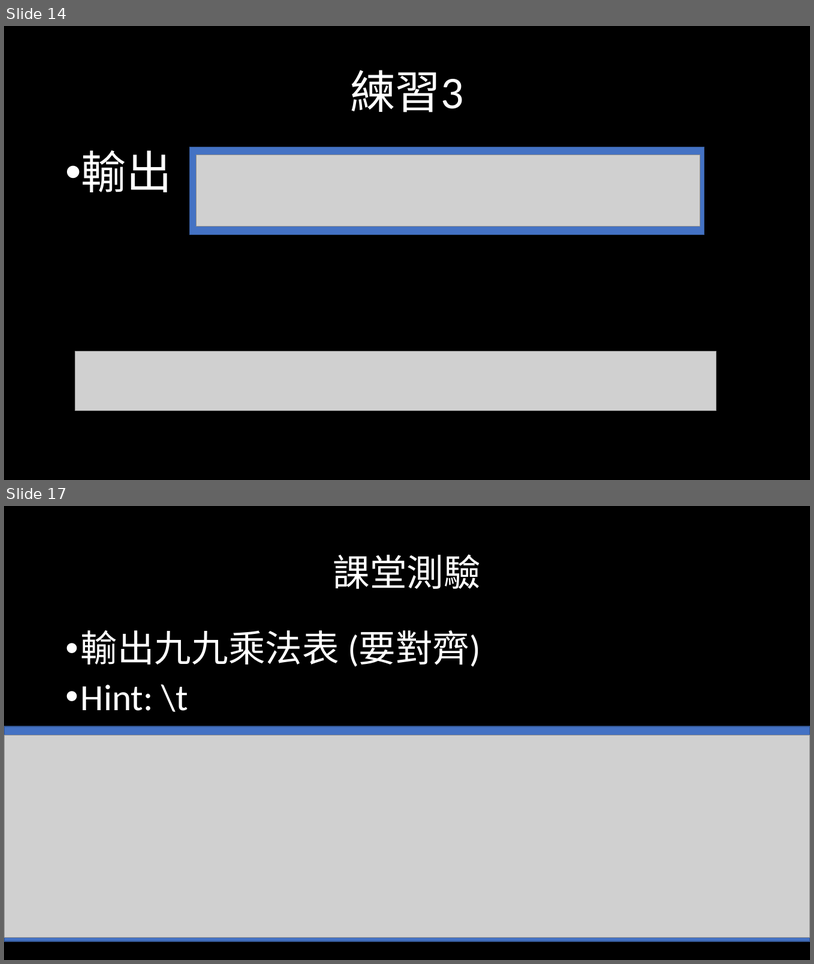
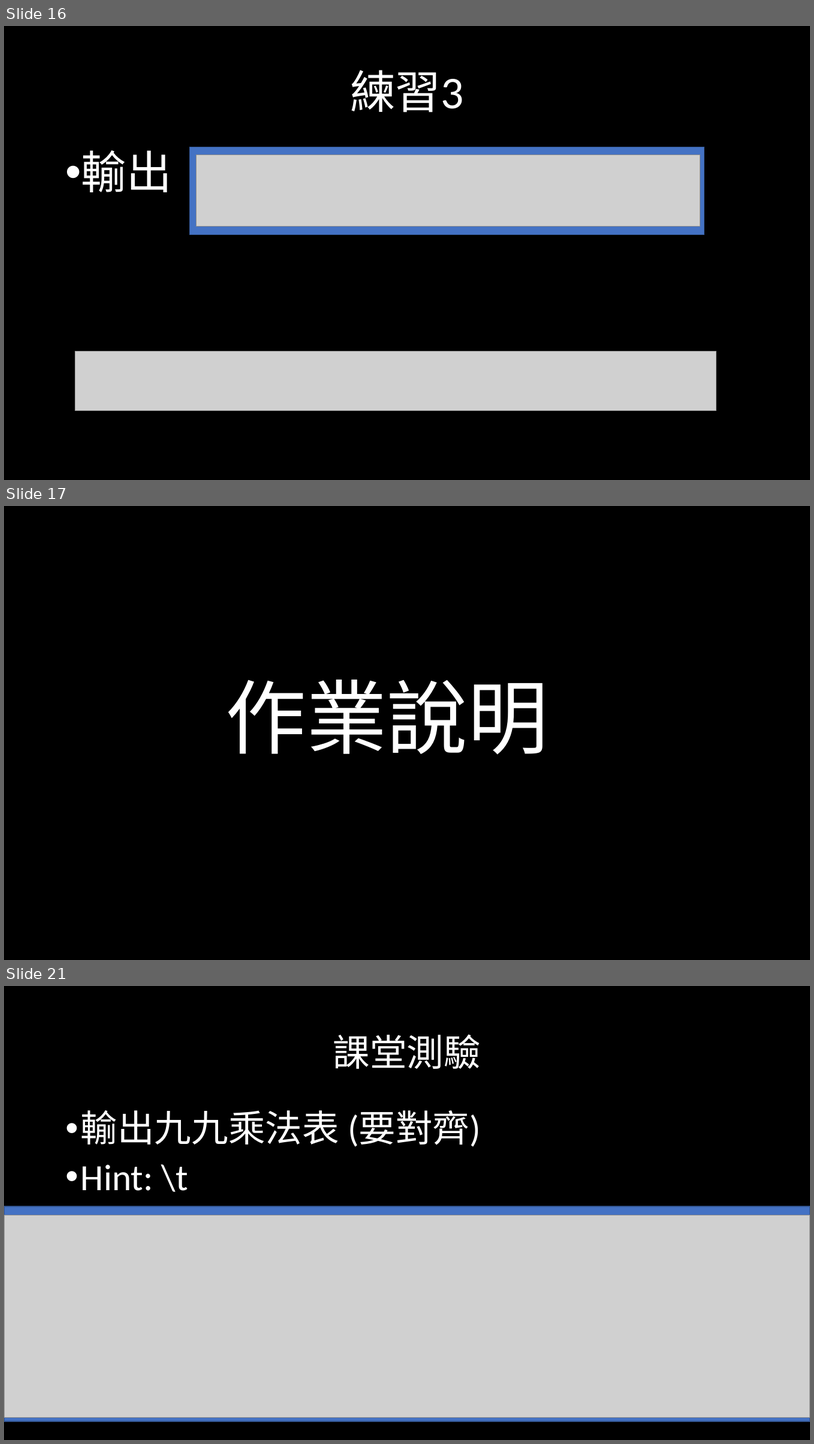
Before and after one commit to weermark/class, a slide deck: practical class/class_ppt/程一實習0303.pptx. Shown one above the other, each under a label of ours: slides 14 and 17 before the commit, slides 16, 17 and 21 after it; the slides between them are not shown. The pictures are 814x964 and 814x1444 pixels, drawn with LibreOffice and Linux fonts; fonts in the diff are those of the drawing; grey boxes stand for pictures. Boxes give left, top, right and bottom in pixels: in the first picture for what was removed or moved away, otherwise in the second. Text is boxed around its words. In the diff, an @@ line names an element or a change of style, - is before the commit and + after.

```diff
--- a/practical class/class_ppt/程一實習0303.pptx
+++ b/practical class/class_ppt/程一實習0303.pptx
@@ slide 17 added at [4,506,810,960], background #000000 @@
@@ title added at [226,679,549,754], 96 pt, text #FFFFFF @@
+作業說明
@@ what was slide 14 is now slide 16 @@
@@ what was slide 17 is now slide 21 @@
```
Also in this commit, not shown: 1 slide changed, 4 other slides added, 1 slide removed, 2 other files.
